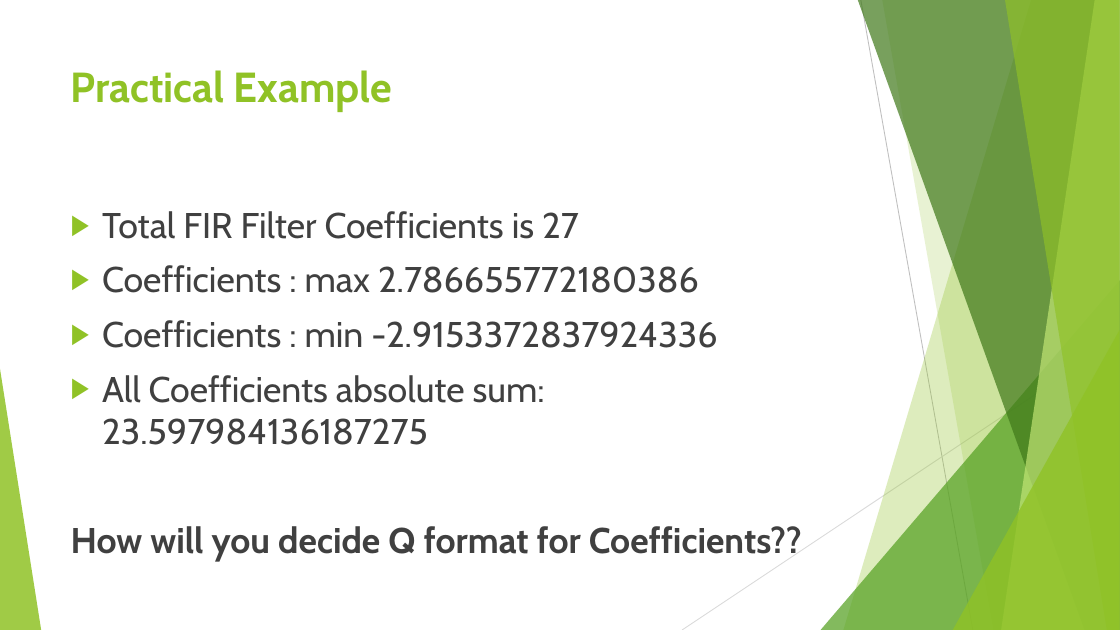
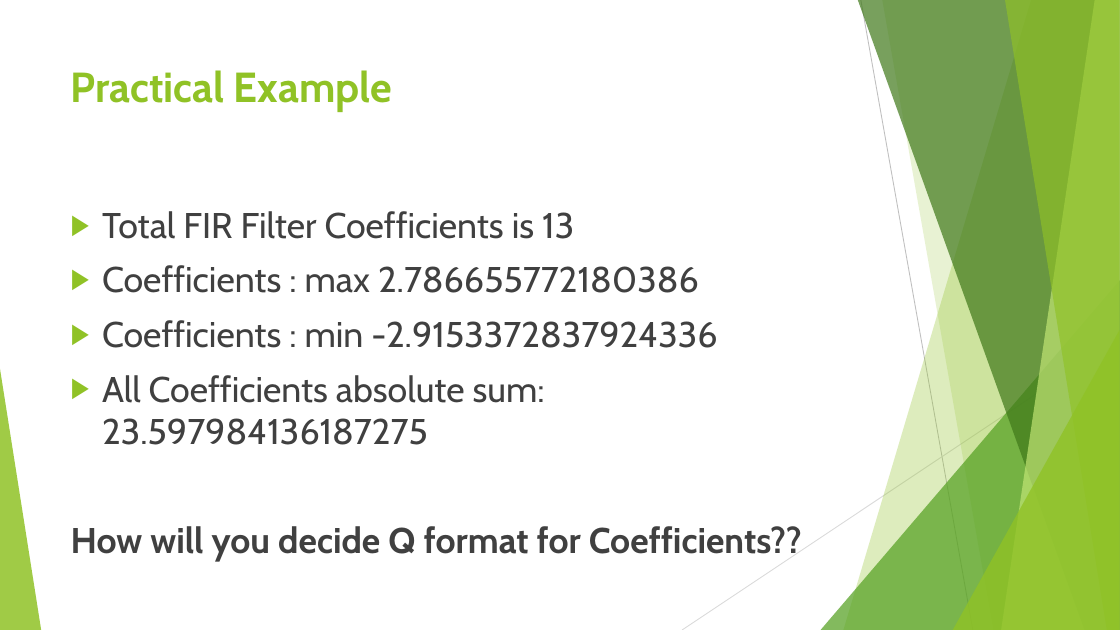
Before and after one commit to chbsaikiran/CBIT-DSP-SEMINAR-RELATED, a slide deck: slide 14 of Slides/DSP_Theory.pptx (slide 11 before the commit). Drawn at 1120x630 pixels with LibreOffice and Linux fonts; fonts in the diff are those of the drawing. Boxes give left, top, right and bottom in pixels: in the first picture for what was removed or moved away, otherwise in the second. Text is boxed around its words. In the diff, an @@ line names an element or a change of style, - is before the commit and + after.

```diff
--- a/Slides/DSP_Theory.pptx
+++ b/Slides/DSP_Theory.pptx
@@ text at [102,211,574,239]: text changed @@
-▶ Total FIR Filter Coefficients is 27
+▶ Total FIR Filter Coefficients is 13
```
Also in this commit, not shown: 1 other slide changed, 3 slides added, 1 other file.
